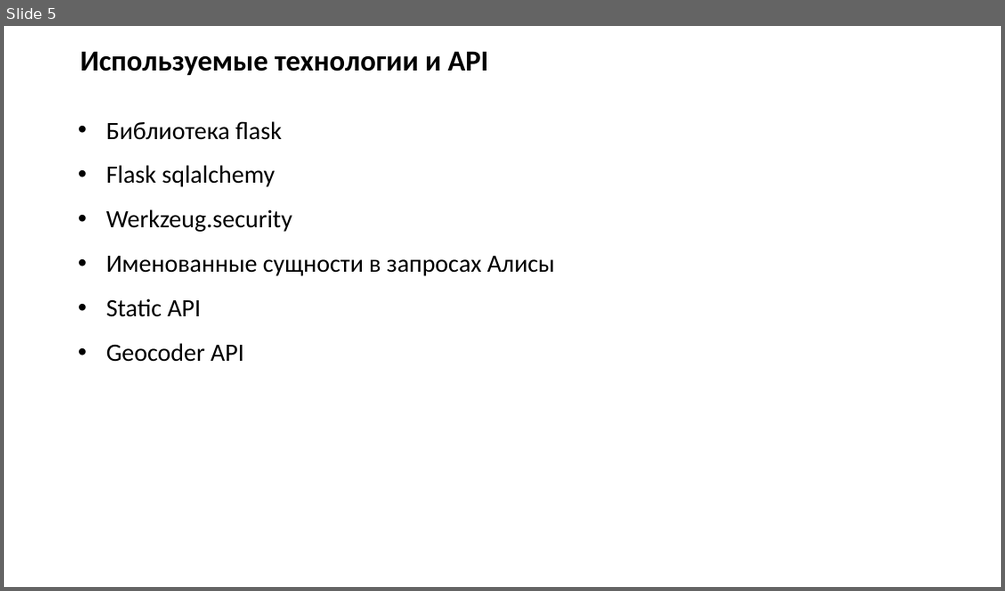
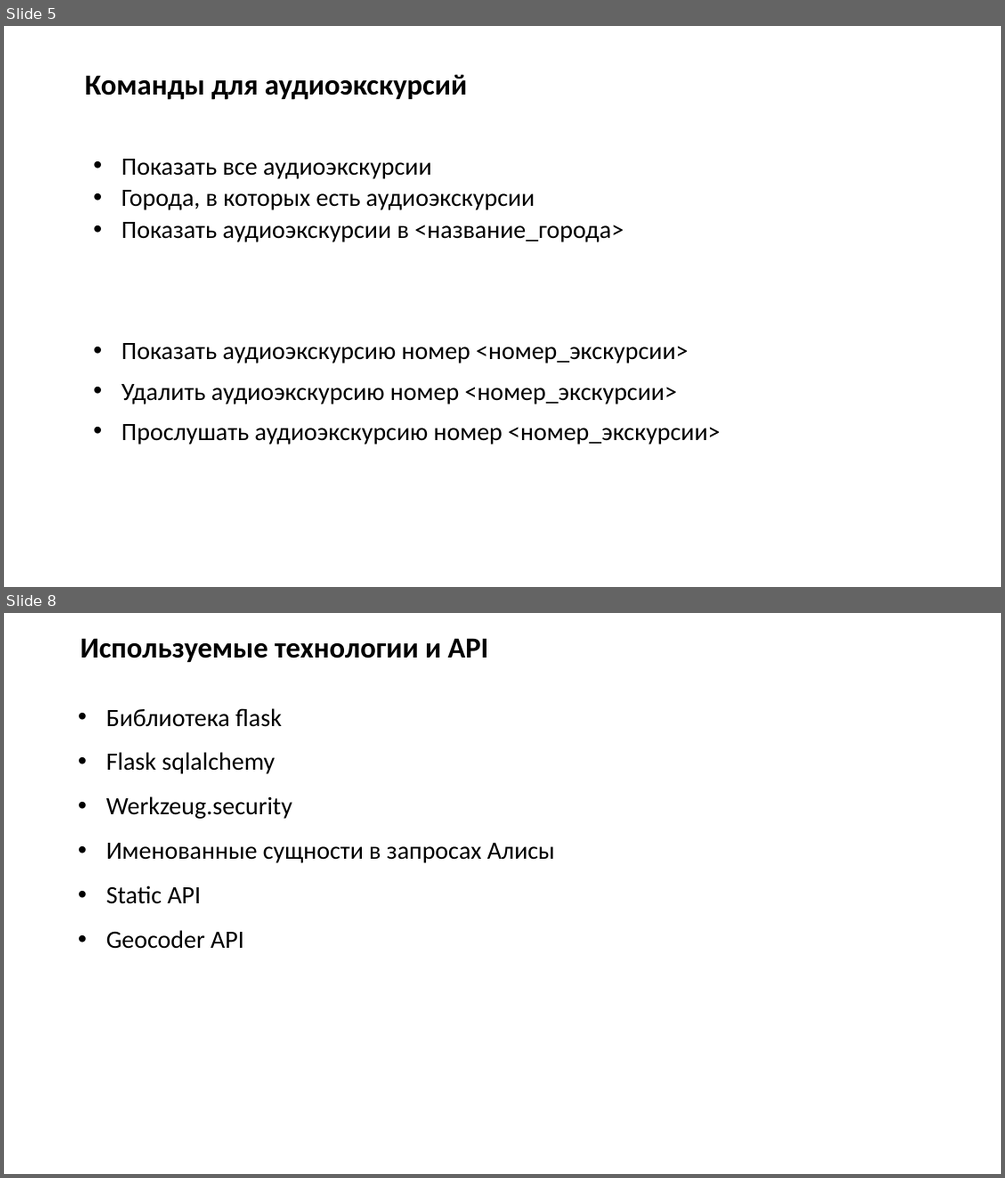
Before and after one commit to Neytrinoo/skillTour, a slide deck: presentation.pptx. Shown one above the other, each under a label of ours: slide 5 before the commit, slides 5 and 8 after it; the slides between them are not shown. The pictures are 1005x591 and 1005x1178 pixels, drawn with LibreOffice and Linux fonts; fonts in the diff are those of the drawing; background and template pictures are left out. Boxes give left, top, right and bottom in pixels: in the first picture for what was removed or moved away, otherwise in the second. Text is boxed around its words. In the diff, an @@ line names an element or a change of style, - is before the commit and + after.

```diff
--- a/presentation.pptx
+++ b/presentation.pptx
@@ slide 5 added at [4, 26, 1001, 587], background picture (left out) @@
@@ text added at [85, 74, 467, 100], 28 pt, text #000000, bold @@
+Команды для аудиоэкскурсий
@@ text added at [121, 159, 720, 444], 24 pt, text #000000 @@
+• Показать все аудиоэкскурсии
+• Города, в которых есть аудиоэкскурсии
+• Показать аудиоэкскурсии в <название_города>
+• Показать аудиоэкскурсию номер <номер_экскурсии>
+• Удалить аудиоэкскурсию номер <номер_экскурсии>
+• Прослушать аудиоэкскурсию номер <номер_экскурсии>
@@ what was slide 5 is now slide 8 @@
```
Also in this commit, not shown: 3 slides changed, 3 other slides added, 2 slides removed, 2 other files.
